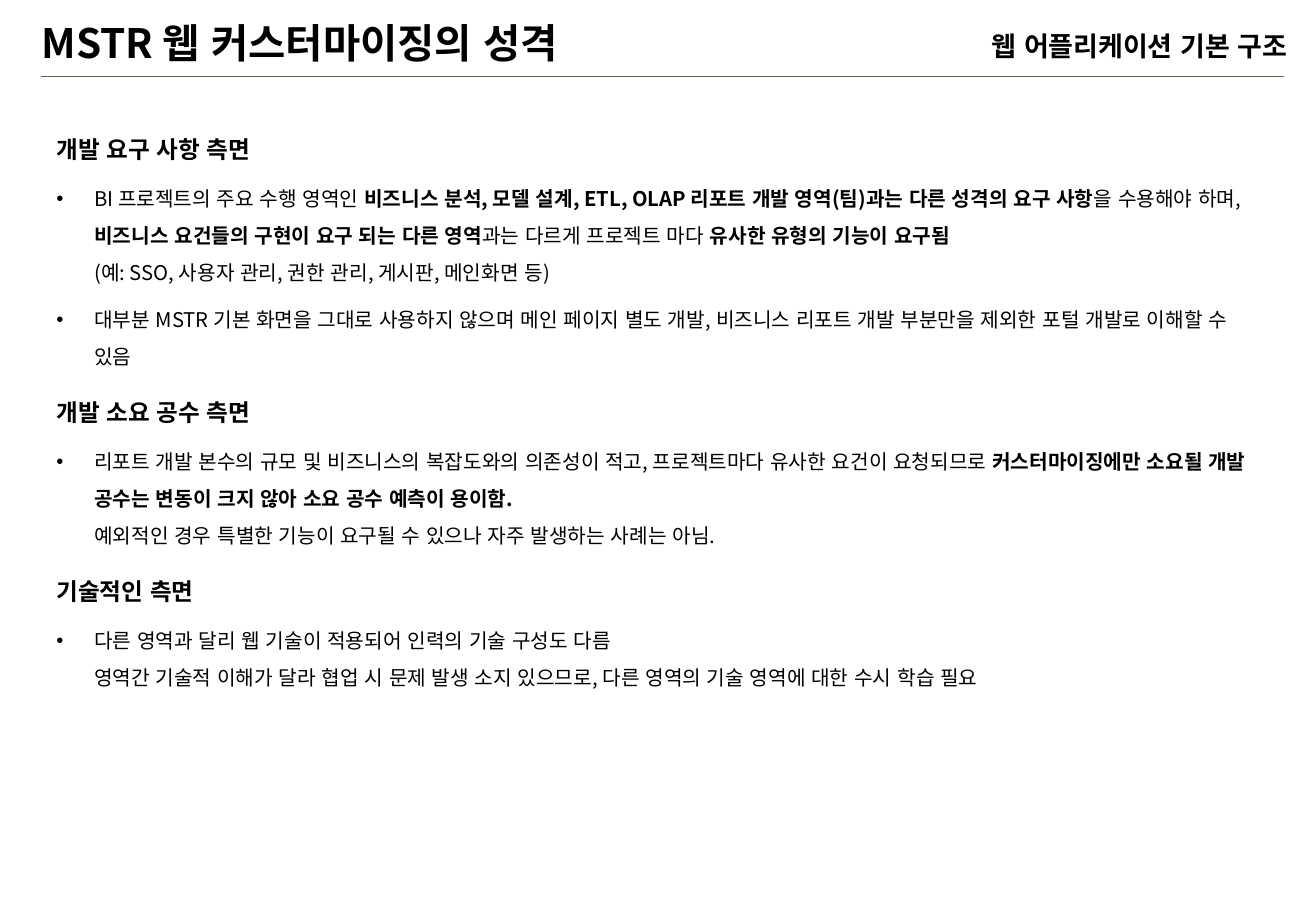
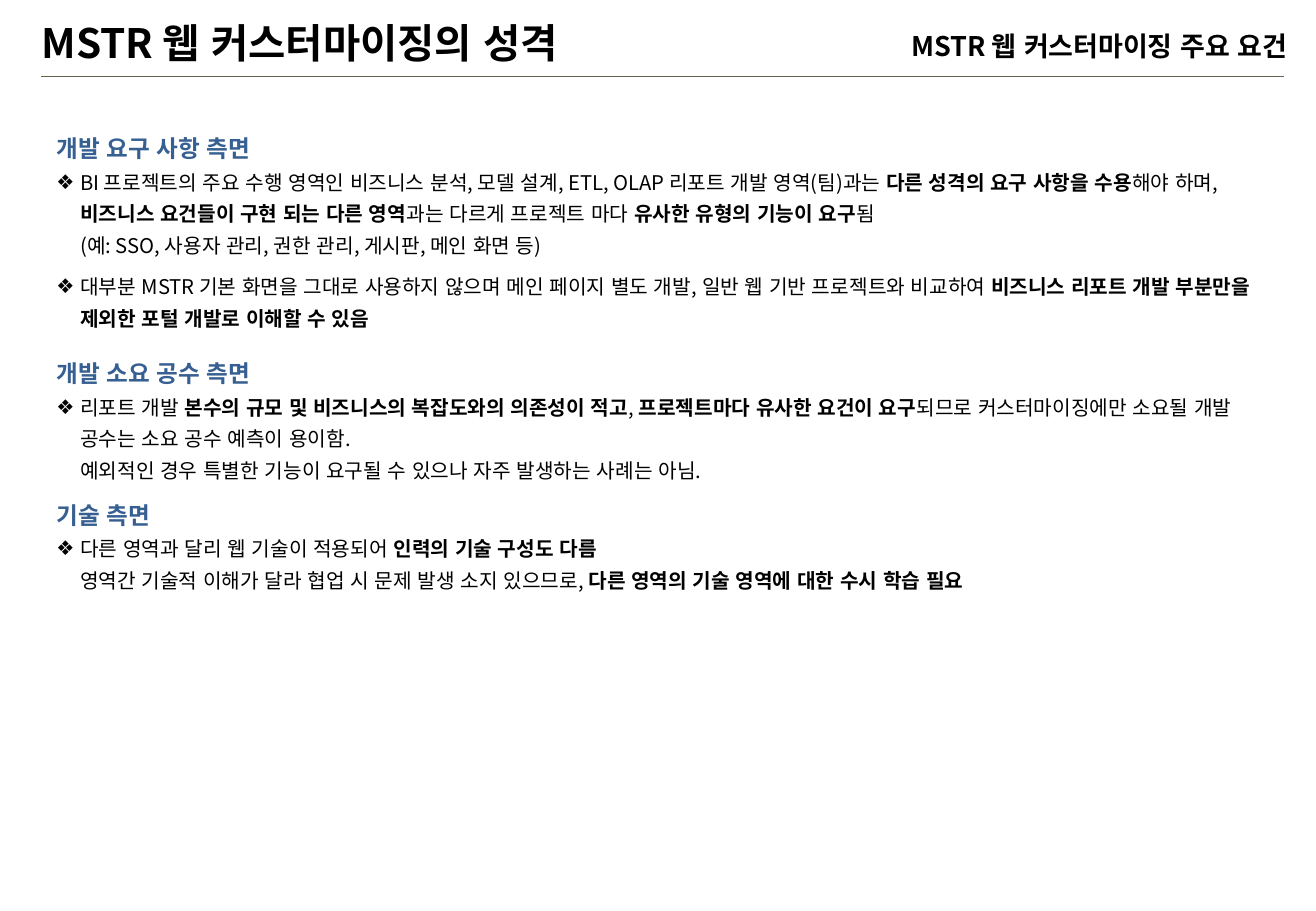
Before and after one commit to iused5/document, a slide deck: slide 15 of MSTR 웹교육/MSTR-웹.pptx (slide 11 before the commit). Drawn at 1316x911 pixels with LibreOffice and Linux fonts; fonts in the diff are those of the drawing; background and template pictures are left out. Boxes give left, top, right and bottom in pixels: in the first picture for what was removed or moved away, otherwise in the second. Text is boxed around its words. In the diff, an @@ line names an element or a change of style, - is before the commit and + after.

```diff
--- a/MSTR 웹교육/MSTR-웹.pptx
+++ b/MSTR 웹교육/MSTR-웹.pptx
@@ text at box(911, 33, 1287, 59): text changed @@
-웹 어플리케이션 기본 구조
+MSTR 웹 커스터마이징 주요 요건
@@ text at box(56, 137, 963, 592): text colour #000000 to #376092 in "개발 요구 사항 측면", "개발 소요 공수 측면"; bold on in "인력의 기술 구성도 다름 다른 영역의 기술 ..."; line spacing 22pt to 1.3; bullet • to ❖; less space between paragraphs @@
@@ text at box(80, 173, 1250, 328): text changed @@
-• BI 프로젝트의 주요 수행 영역인 비즈니스 분석, 모델 설계, ETL, OLAP 리포트 개발 영역(팀)과는 다른 성격의 요구 사항을 수용해야 하며, 비즈니스 요건들의 구현이 요구 되는 다른 영역과는 다르게 프로젝트 마다 유사한 유형의 기능이 요구됨
-  (예: SSO, 사용자 관리, 권한 관리, 게시판, 메인화면 등)
-• 대부분 MSTR 기본 화면을 그대로 사용하지 않으며 메인 페이지 별도 개발, 비즈니스 리포트 개발 부분만을 제외한 포털 개발로 이해할 수 있음
+❖ BI 프로젝트의 주요 수행 영역인 비즈니스 분석, 모델 설계, ETL, OLAP 리포트 개발 영역(팀)과는 다른 성격의 요구 사항을 수용해야 하며, 비즈니스 요건들이 구현 되는 다른 영역과는 다르게 프로젝트 마다 유사한 유형의 기능이 요구됨
+  (예: SSO, 사용자 관리, 권한 관리, 게시판, 메인 화면 등)
+❖ 대부분 MSTR 기본 화면을 그대로 사용하지 않으며 메인 페이지 별도 개발, 일반 웹 기반 프로젝트와 비교하여 비즈니스 리포트 개발 부분만을 제외한 포털 개발로 이해할 수 있음
@@ text at box(56, 398, 1231, 526): text changed @@
-• 리포트 개발 본수의 규모 및 비즈니스의 복잡도와의 의존성이 적고, 프로젝트마다 유사한 요건이 요청되므로 커스터마이징에만 소요될 개발 공수는 변동이 크지 않아 소요 공수 예측이 용이함.
-  예외적인 경우 특별한 기능이 요구될 수 있으나 자주 발생하는 사례는 아님.
-기술적인 측면
+❖ 리포트 개발 본수의 규모 및 비즈니스의 복잡도와의 의존성이 적고, 프로젝트마다 유사한 요건이 요구되므로 커스터마이징에만 소요될 개발 공수는 소요 공수 예측이 용이함.
+  예외적인 경우 특별한 기능이 요구될 수 있으나 자주 발생하는 사례는 아님.
+기술 측면
```
Also in this commit, not shown: 25 other slides changed, 13 slides added, 1 slide removed, 1 other file.
